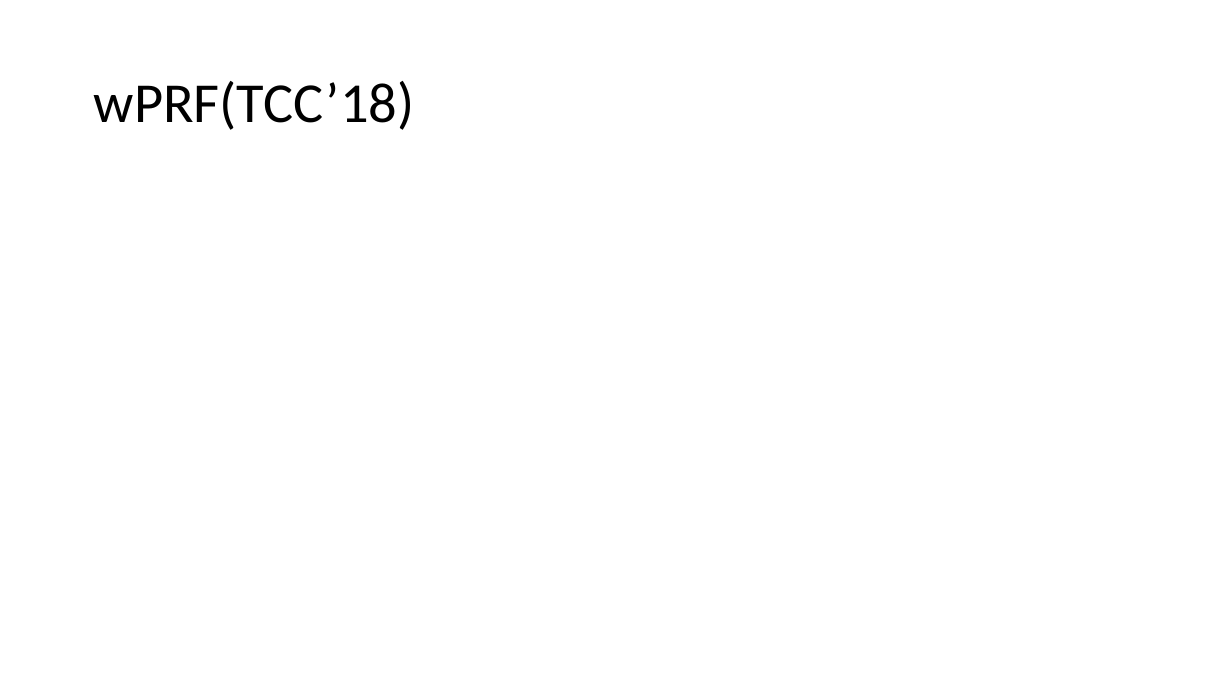
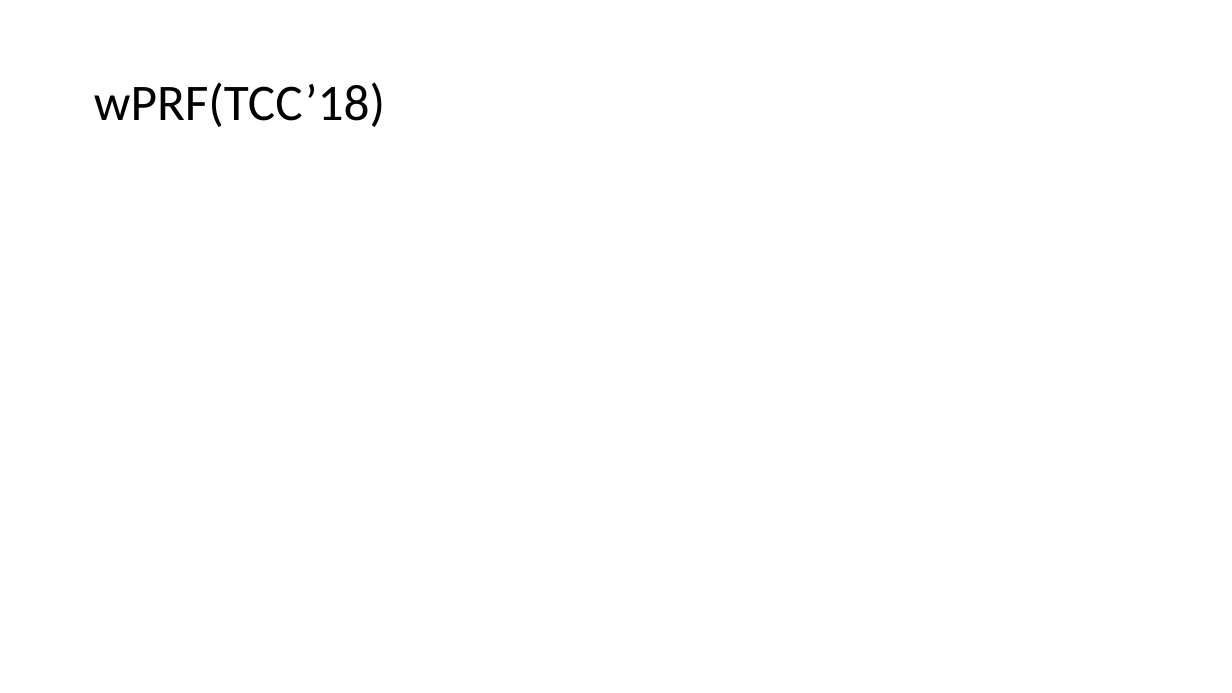
Before and after one commit to wewakesharma/PseudoRandomFunction, a slide deck: slide 1 of Documents/writeup/paper/images/imageslide.pptx. Drawn at 1232x693 pixels with LibreOffice and Linux fonts; fonts in the diff are those of the drawing; grey boxes stand for pictures. Boxes give left, top, right and bottom in pixels: in the first picture for what was removed or moved away, otherwise in the second. Text is boxed around its words. In the diff, an @@ line names an element or a change of style, - is before the commit and + after.

```diff
--- a/Documents/writeup/paper/images/imageslide.pptx
+++ b/Documents/writeup/paper/images/imageslide.pptx
@@ title "wPRF(TCC’18)" at (x1=94, y1=82, x2=385, y2=127): size 44 to 40 pt @@
```
Also in this commit, not shown: 1 slide added, 7 other files.
